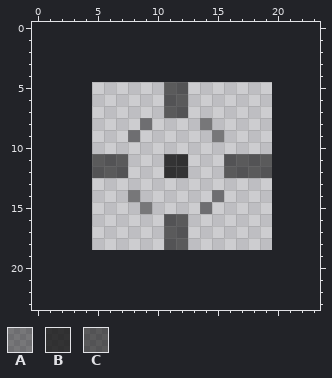
One commit to this pixel-art sprite: Assets/Art/crosshair.png. Above: the version before the commit.
The file is 15x14 pixels. The old version is drawn lined up with the new one, on the new canvas.
Palette (. is transparent): A #0000006b  B #000000bf  C #0000008f
After:
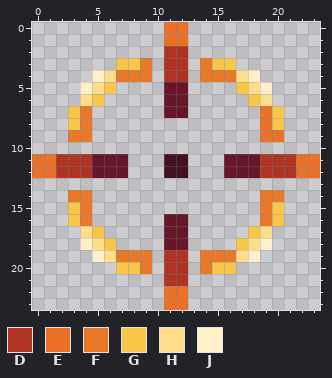
Colours new in this view: D #b03424  E #ea7126  F #ea7927  G #f8c648  H #ffde8b  J #fff0ca
Changes in this commit:
canvas 15x14 -> 24x24, the old top-left corner now at 5,5
colour B: #000000bf -> #431124
colour C: #0000008f -> #671627
y 0..1: x 11..12 .. -> EE
y 2: x 11..12 .. -> DD
y 3: x 7..9 ... -> GGF; x 11..12 .. -> DD; x 14..16 ... -> FGG
y 4: x 5..9 ..... -> JHFFF; x 11..12 .. -> DD; x 14..18 ..... -> FFFHJ
y 5: x 4..6 ... -> JHG; x 17..19 ... -> GHJ
y 6: x 4..5 .. -> HG; x 18..19 .. -> GH
y 7: x 3..4 .. -> GF; x 19..20 .. -> EG
y 8: x 3..4 .. -> GF; x 9 A -> .; x 14 A -> .; x 19..20 .. -> EG
y 9: x 3..4 .. -> FF; x 8 A -> .; x 15 A -> .; x 19..20 .. -> EE
y 11..12: x 0..4 ..... -> EEDDD; x 19..23 C.... -> DDDEE
y 14: x 3..4 .. -> FF; x 8 A -> .; x 15 A -> .; x 19..20 .. -> FF
y 15: x 3..4 .. -> GF; x 9 A -> .; x 14 A -> .; x 19..20 .. -> FG
y 16: x 3..4 .. -> GF; x 19..20 .. -> FG
y 17: x 4..5 .. -> HG; x 18..19 .. -> GH
y 18: x 4..6 ... -> JHG; x 17..19 ... -> GHJ
y 19: x 5..9 ..... -> JHFFF; x 11..12 .. -> DD; x 14..18 ..... -> FFFHJ
y 20: x 7..9 ... -> GGF; x 11..12 .. -> DD; x 14..16 ... -> FGG
y 21: x 11..12 .. -> DD
y 22..23: x 11..12 .. -> EE
Boxes around the changes in both pictures, in picture pixels (x1, y1, x2, y2):
changed: (32, 22, 320, 310)
